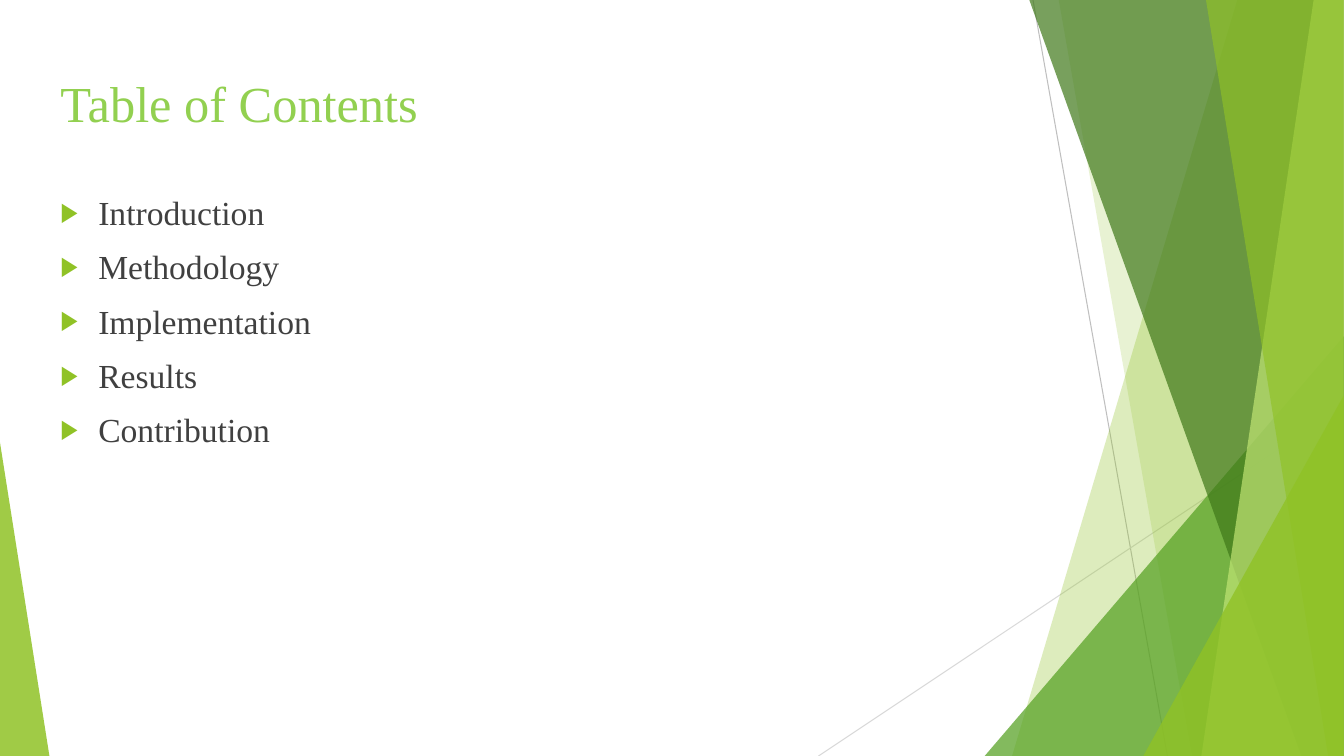
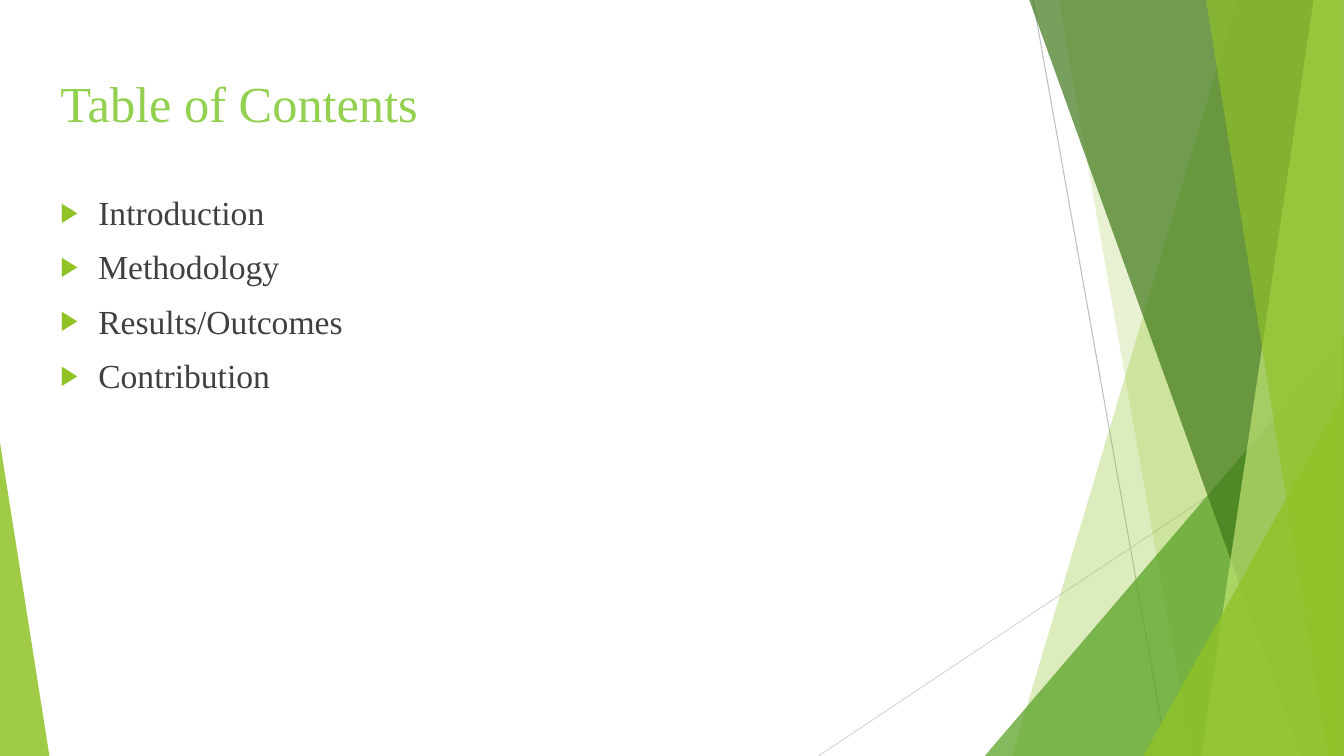
Before and after one commit to saisumanth1401/Tourist-Behaviour-Analysis, a slide deck: slide 2 of Documentation/Tourist-Behaviour-Analysis.pptx. Drawn at 1344x756 pixels with LibreOffice and Linux fonts; fonts in the diff are those of the drawing. Boxes give left, top, right and bottom in pixels: in the first picture for what was removed or moved away, otherwise in the second. Text is boxed around its words. In the diff, an @@ line names an element or a change of style, - is before the commit and + after.

```diff
--- a/Documentation/Tourist-Behaviour-Analysis.pptx
+++ b/Documentation/Tourist-Behaviour-Analysis.pptx
@@ text at (98,310,342,335): text changed @@
-▶ Implementation
-▶ Results
+▶ Results/Outcomes
```
Also in this commit, not shown: 9 other slides changed, 2 slides added, 9 slides removed.
